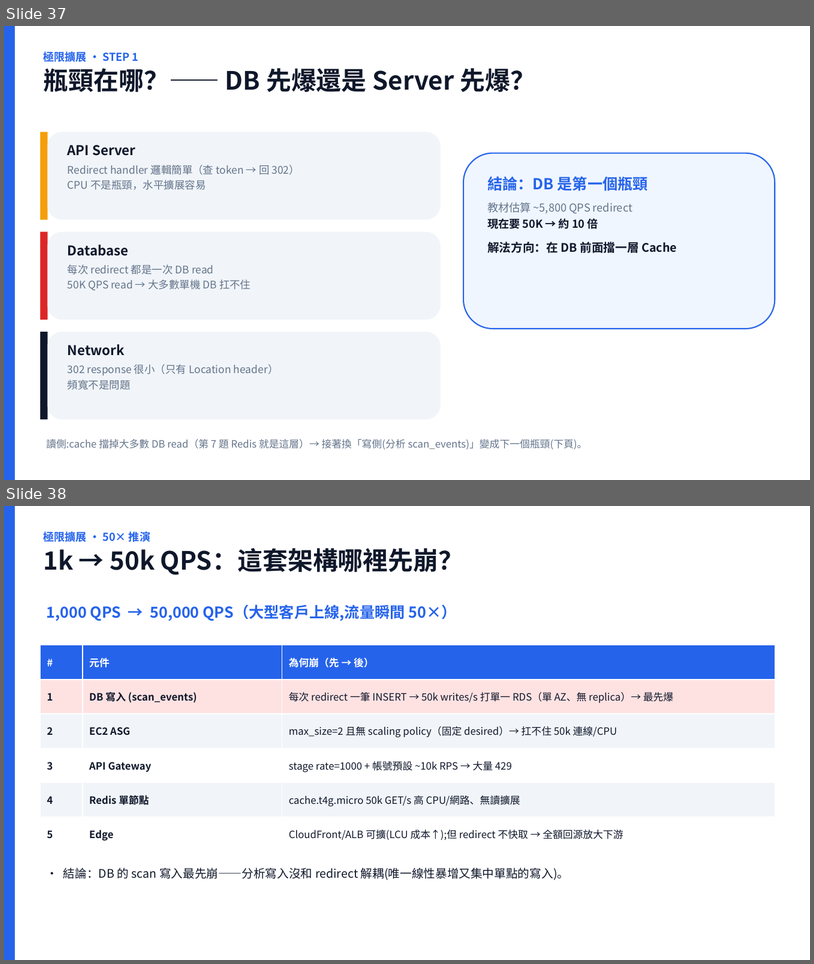
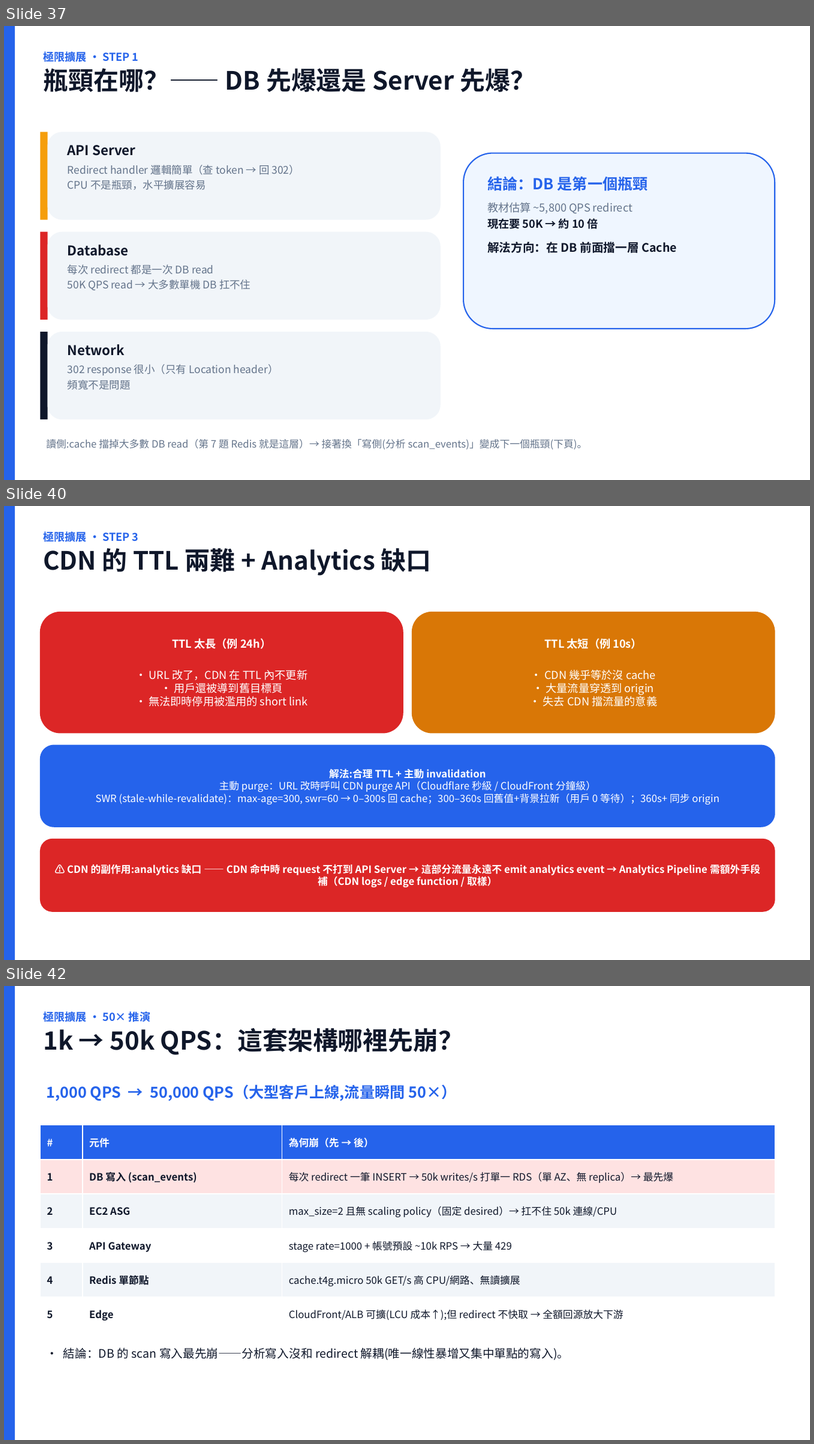
Before and after one commit to scolley31/system-design-demo, a slide deck: QR Code Generator/QR_Code_Generator.pptx. Shown one above the other, each under a label of ours: slides 37 and 38 before the commit, slides 37, 40 and 42 after it; the slides between them are not shown. The pictures are 814x964 and 814x1444 pixels, drawn with LibreOffice and Linux fonts; fonts in the diff are those of the drawing. Boxes give left, top, right and bottom in pixels: in the first picture for what was removed or moved away, otherwise in the second. Text is boxed around its words. In the diff, an @@ line names an element or a change of style, - is before the commit and + after.

Commit message:
week2 講義全補齊: cache hit 量化/選型雙層/CDN TTL 兩難/token scaling/analytics store/即時vs批次/面試框架 (DESIGN 附錄 J擴充+K+L, PPT +10 頁→49) [skip ci]

```diff
--- a/QR Code Generator/QR_Code_Generator.pptx
+++ b/QR Code Generator/QR_Code_Generator.pptx
@@ slide 40 added at (x1=4, y1=506, x2=810, y2=960), background #FFFFFF @@
@@ rectangle added at (x1=4, y1=506, x2=15, y2=960), fill #2563EB @@
@@ text added at (x1=43, y1=529, x2=432, y2=576), 30 pt, text #0F172A, bold @@
+極限擴展 · STEP 3
+CDN 的 TTL 兩難 + Analytics 缺口
@@ rounded rectangle added at (x1=40, y1=612, x2=403, y2=733), fill #DC2626, outline #DC2626 0.75 pt, 13 pt, text #FFFFFF @@
+TTL 太長（例 24h）
+• URL 改了，CDN 在 TTL 內不更新
+• 用戶還被導到舊目標頁
+• 無法即時停用被濫用的 short link
@@ rounded rectangle added at (x1=413, y1=612, x2=776, y2=733), fill #D97706, outline #D97706 0.75 pt, 13 pt, text #FFFFFF @@
+TTL 太短（例 10s）
+• CDN 幾乎等於沒 cache
+• 大量流量穿透到 origin
+• 失去 CDN 擋流量的意義
@@ rounded rectangle added at (x1=40, y1=745, x2=776, y2=826), fill #2563EB, outline #2563EB 0.75 pt, 12 pt, text #FFFFFF @@
+解法:合理 TTL + 主動 invalidation
+主動 purge：URL 改時呼叫 CDN purge API（Cloudflare 秒級 / CloudFront 分鐘級）
+SWR (stale-while-revalidate)：max-age=300, swr=60 → 0–300s 回 cache；300–360s 回舊值+背景拉新（用戶 0 等待）；360s+ 同步 origin
@@ rounded rectangle added at (x1=40, y1=839, x2=776, y2=912), fill #DC2626, outline #DC2626 0.75 pt, 12 pt, text #FFFFFF, bold @@
+⚠ CDN 的副作用:analytics 缺口 —— CDN 命中時 request 不打到 API Server → 這部分流量永遠不 emit analytics event → Analytics Pipeline 需額外手段補（CDN logs / edge function / 取樣）
@@ what was slide 38 is now slide 42 @@
```
Also in this commit, not shown: 9 other slides added, 2 other files.
